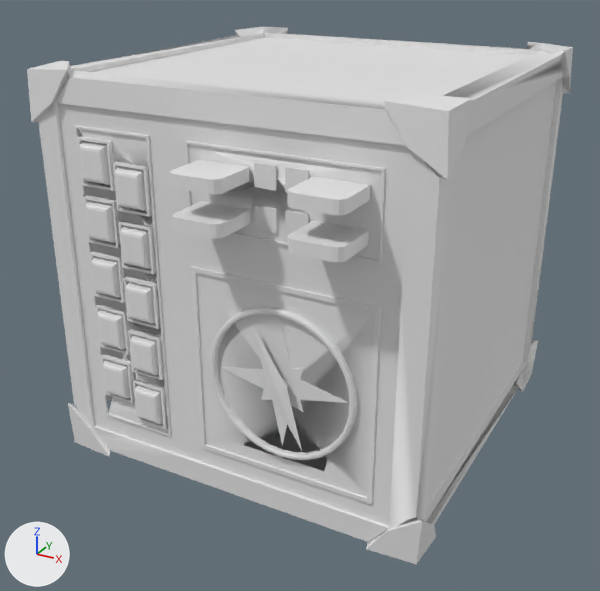
The FBX model Assets/3D Model/Pandora - New.fbx, before and after one commit.
Camera for both pictures: a camera (50 mm lens) standing at (2.02, -3.93, 2.64) and looking at (-0.01, -0.22, 0.78). Lighting does not change. The marker at lower left points along +X, +Y and +Z. The older version comes first. Vertices at exactly the same position are counted once.
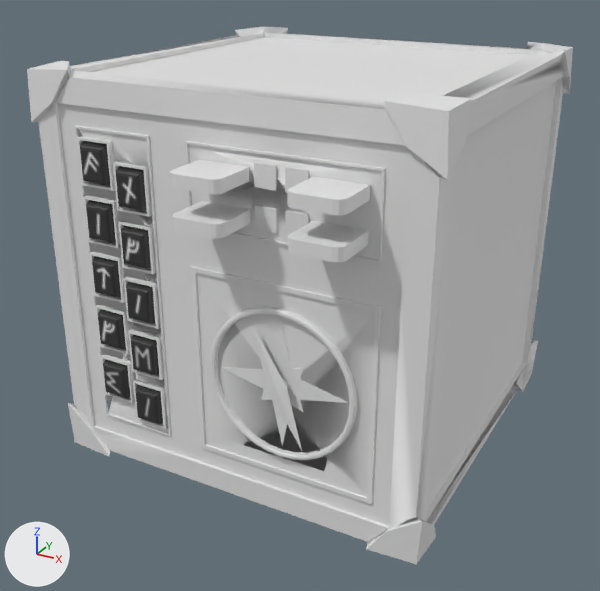
Where the change shows, as pixel boxes [x1, y1, x2, y2] in the pictures (600 x 591 px):
'Plane.005', recoloured (white to black)
    both: [115, 166, 147, 211]
'Plane', recoloured, surface changed (white to black)
    both: [80, 141, 110, 185]
'Plane.006', recoloured, surface changed (white to grey)
    both: [121, 225, 151, 268]
'Plane.001', recoloured, surface changed (white to black)
    both: [86, 200, 116, 243]
'Plane.007', recoloured, surface changed (white to black)
    both: [126, 282, 155, 323]
'Plane.002', recoloured, surface changed (white to black)
    both: [92, 256, 121, 297]
'Plane.008', recoloured, surface changed (white to grey)
    both: [131, 335, 159, 375]
'Plane.003', recoloured, surface changed (white to grey)
    both: [98, 309, 126, 349]
'Plane.009', recoloured, surface changed (white to black)
    both: [135, 385, 163, 424]
'Plane.004', recoloured, surface changed (white to grey)
    both: [103, 360, 130, 398]

Edits to the bpy script that builds the scene:
```text
Change me_plane_002:
    where me_plane_002.from_pydata(...)  # 20 vertices, 17 faces; spans x -0.079..0.079, y -0.05..0.0, z -0.097..0.097
    me_plane_002 part 1: texture (UV) coordinates of 17 of 17 faces, centred in x -0.074..0.074, y -0.049..0.0, z -0.091..0.091, changed; they spanned u 0.0..0.2, v 0.88..1.0 and now span u 0.32..0.95, v 0.1..0.96
    add me_plane_002.materials.append(mat_button_10)  # picture img_button_10_base_png
Change me_plane_006:
    where me_plane_006.from_pydata(...)  # 20 vertices, 17 faces; spans x -0.079..0.079, y -0.05..0.0, z -0.097..0.097
    add me_plane_006.materials.append(mat_button_10)  # picture img_button_10_base_png
Change me_plane_005:
    where me_plane_005.from_pydata(...)  # 20 vertices, 17 faces; spans x -0.079..0.079, y -0.05..0.0, z -0.097..0.097
    me_plane_005 part 9: texture (UV) coordinates of 17 of 17 faces, centred in x -0.074..0.074, y -0.049..0.0, z -0.091..0.091, changed; they spanned u 0.0..0.2, v 0.88..1.0 and now span u 0.11..0.96, v 0.43..0.89
    add me_plane_005.materials.append(mat_button_10)  # picture img_button_10_base_png
Change me_plane_004:
    where me_plane_004.from_pydata(...)  # 20 vertices, 17 faces; spans x -0.079..0.079, y -0.05..0.0, z -0.097..0.097
    me_plane_004 part 8: texture (UV) coordinates of 17 of 17 faces, centred in x -0.074..0.074, y -0.049..0.0, z -0.091..0.091, changed; they spanned u 0.0..0.2, v 0.88..1.0 and now span u 0.27..0.96, v 0.06..0.96
    add me_plane_004.materials.append(mat_button_10)  # picture img_button_10_base_png
Change me_plane_008:
    where me_plane_008.from_pydata(...)  # 20 vertices, 17 faces; spans x -0.079..0.079, y -0.05..0.0, z -0.097..0.097
    me_plane_008 part 3: texture (UV) coordinates of 17 of 17 faces, centred in x -0.074..0.074, y -0.049..0.0, z -0.091..0.091, changed; they spanned u 0.0..0.2, v 0.88..1.0 and now span u 0.3..0.96, v 0.01..0.96
    add me_plane_008.materials.append(mat_button_10)  # picture img_button_10_base_png
Change me_plane_003:
    where me_plane_003.from_pydata(...)  # 20 vertices, 17 faces; spans x -0.079..0.079, y -0.05..0.0, z -0.097..0.097
    me_plane_003 part 6: texture (UV) coordinates of 17 of 17 faces, centred in x -0.074..0.074, y -0.049..0.0, z -0.091..0.091, changed; they spanned u 0.0..0.2, v 0.88..1.0 and now span u 0.11..0.92, v 0.01..0.96
    add me_plane_003.materials.append(mat_button_10)  # picture img_button_10_base_png
Change me_plane_009:
    where me_plane_009.from_pydata(...)  # 20 vertices, 17 faces; spans x -0.079..0.079, y -0.05..0.0, z -0.097..0.097
    me_plane_009 part 2: texture (UV) coordinates of 17 of 17 faces, centred in x -0.074..0.074, y -0.049..0.0, z -0.091..0.091, changed; they spanned u 0.0..0.2, v 0.88..1.0 and now span u 0.07..0.96, v 0.26..0.96
    add me_plane_009.materials.append(mat_button_10)  # picture img_button_10_base_png
Change me_plane_001:
    where me_plane_001.from_pydata(...)  # 20 vertices, 17 faces; spans x -0.079..0.079, y -0.05..0.0, z -0.097..0.097
    me_plane_001 part 7: texture (UV) coordinates of 17 of 17 faces, centred in x -0.074..0.074, y -0.049..0.0, z -0.091..0.091, changed; they spanned u 0.0..0.2, v 0.88..1.0 and now span u 0.16..0.95, v 0.35..0.96
    add me_plane_001.materials.append(mat_button_10)  # picture img_button_10_base_png
Change me_plane_007:
    where me_plane_007.from_pydata(...)  # 20 vertices, 17 faces; spans x -0.079..0.079, y -0.05..0.0, z -0.097..0.097
    me_plane_007 part 4: texture (UV) coordinates of 17 of 17 faces, centred in x -0.074..0.074, y -0.049..0.0, z -0.091..0.091, changed; they spanned u 0.0..0.2, v 0.88..1.0 and now span u 0.16..0.91, v 0.1..0.96
    add me_plane_007.materials.append(mat_button_10)  # picture img_button_10_base_png
Change me_plane_020:
    where me_plane_020.from_pydata(...)  # 20 vertices, 17 faces; spans x -0.079..0.079, y -0.05..0.0, z -0.097..0.097
    me_plane_020 part 5: texture (UV) coordinates of 17 of 17 faces, centred in x -0.074..0.074, y -0.049..0.0, z -0.091..0.091, changed; they spanned u 0.0..0.2, v 0.88..1.0 and now span u 0.43..0.95, v 0.66..0.96
    add me_plane_020.materials.append(mat_button_10)  # picture img_button_10_base_png
```
